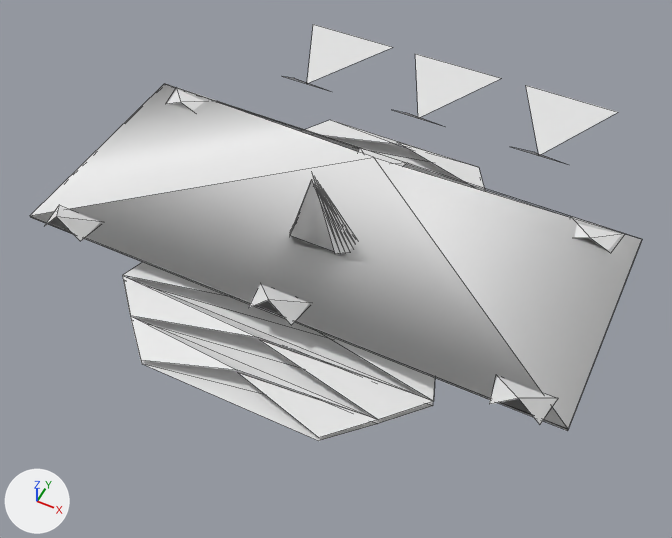
What one commit did to the OBJ model GameData/Meshes/Designs/solari/solari_gunship_patrol_52.obj.
Both versions are drawn from a 50 mm camera at (3.36, -6.63, 7.95) aimed at (0.3, -0.51, 0.3). Arrows for +X, +Y and +Z are at lower left; the lights stay in place. The first picture is the older version. Mesh edges are drawn as thin lines. Where no turn or scale is listed for an object, it has been applied to the vertices. Vertices at exactly the same position are counted once.

Names of what the first picture shows: 'solari_gunship_patrol_52'.
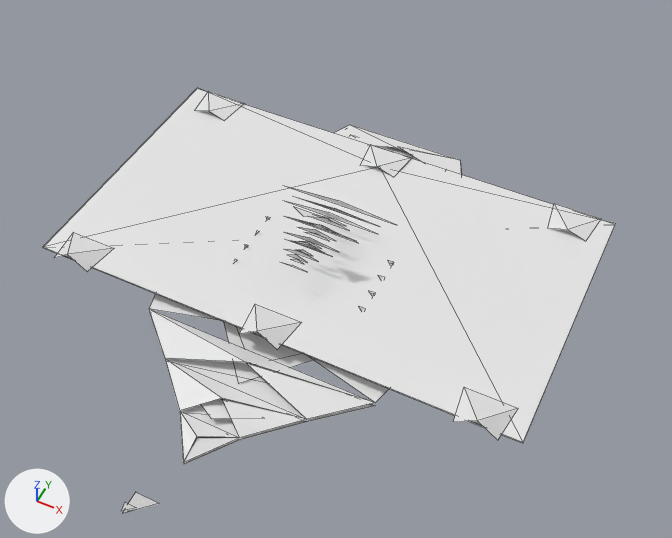
Location of each change, [x1, y1, x2, y2] in pixels of the pictures (672 x 538 px; the box of a moved part takes in the faces that stretch with it):
'solari_gunship_patrol_52', reshaped (6% narrower): before [30, 24, 642, 441]; after [43, 88, 616, 514]
part 1 of me_solari_gunship_patrol_52, moved or reshaped: before [168, 87, 217, 111]; after [195, 91, 245, 120]
part 2 of me_solari_gunship_patrol_52, moved or reshaped: before [358, 147, 407, 166]; after [363, 144, 412, 175]
part 3 of me_solari_gunship_patrol_52, moved or reshaped: before [570, 216, 624, 251]; after [548, 204, 601, 241]
part 4 of me_solari_gunship_patrol_52, moved or reshaped: before [45, 206, 100, 241]; after [55, 232, 114, 272]
part 5 of me_solari_gunship_patrol_52, moved or reshaped: before [249, 284, 309, 325]; after [239, 304, 301, 349]
part 6 of me_solari_gunship_patrol_52, moved or reshaped: before [489, 376, 556, 424]; after [453, 387, 518, 440]
part 7 of me_solari_gunship_patrol_52, rebuilt: before [122, 120, 485, 438]; after [149, 125, 462, 463]
part 8 of me_solari_gunship_patrol_52, rebuilt (mostly hidden afterwards): before [128, 135, 467, 441]; after [391, 147, 406, 152]
part 9 of me_solari_gunship_patrol_52, rebuilt (6% narrower): before [30, 83, 642, 431]; after [43, 88, 616, 442]
part 10 of me_solari_gunship_patrol_52, deleted: before [284, 24, 618, 163]
part 11 of me_solari_gunship_patrol_52, reshaped: before [289, 173, 357, 254]; after [121, 146, 420, 514]
part 12 of me_solari_gunship_patrol_52, added: after [43, 104, 612, 443]

The change in detail:
me_solari_gunship_patrol_52 is used by ob_solari_gunship_patrol_52; location (0.0, 0.0, 0.0).
Verts and faces of me_solari_gunship_patrol_52; kept vertices keep their numbers, new ones are numbered from 161.
me_solari_gunship_patrol_52 had 161 vertices, 113 faces and spanned x -3.2..3.2, y -2.37..3.96, z 0.0..1.58.
me_solari_gunship_patrol_52 now has 328 vertices, 148 faces and spans x -2.86..2.86, y -4.06..2.07, z 0.0..1.11.
me_solari_gunship_patrol_52 part 1: the loose piece of 5 vertices spanning x -3.01..-2.37, y 1.02..1.39, z 0.34..0.47 is scaled about the mesh origin by (0.893, 1.18, 0.638).
me_solari_gunship_patrol_52 part 2: the loose piece of 5 vertices spanning x -0.32..0.32, y 1.02..1.39, z 0.34..0.47 is scaled about the mesh origin by (0.893, 1.18, 0.638).
me_solari_gunship_patrol_52 part 3: the loose piece of 5 vertices spanning x 2.37..3.01, y 1.02..1.39, z 0.34..0.47 is scaled about the mesh origin by (0.893, 1.18, 0.638).
me_solari_gunship_patrol_52 part 4: the loose piece of 5 vertices spanning x -3.01..-2.37, y -1.46..-1.1, z 0.34..0.62 is scaled about the mesh origin by (0.893, 1.18, 0.638).
me_solari_gunship_patrol_52 part 5: the loose piece of 5 vertices spanning x -0.32..0.32, y -1.46..-1.1, z 0.34..0.62 is scaled about the mesh origin by (0.893, 1.18, 0.638).
me_solari_gunship_patrol_52 part 6: the loose piece of 5 vertices spanning x 2.37..3.01, y -1.46..-1.1, z 0.34..0.62 is scaled about the mesh origin by (0.893, 1.18, 0.638).
me_solari_gunship_patrol_52 part 7: the loose piece of 42 vertices spanning x -1.9..1.9, y -2.37..2.01, z 0.06..0.31 is rebuilt with 44 vertices and now spans x -2.04..2.04, y -3.19..2.07, z 0.03..0.19.
me_solari_gunship_patrol_52 part 8: the loose piece of 22 vertices spanning x -1.9..1.9, y -2.37..2.01, z 0.0 is rebuilt with 8 vertices and now spans x -1.8..1.8, y 0.63..2.07, z 0.0.
me_solari_gunship_patrol_52 part 9: the loose piece of 9 vertices spanning x -3.2..3.2, y -1.39..1.39, z 0.32..0.53 is rebuilt with 5 vertices and now spans x -2.86..2.86, y -1.64..1.64, z 0.22..0.23.
me_solari_gunship_patrol_52 part 10: 6 loose pieces with 18 vertices, spanning x -2.31..2.31, y 2.19..3.96, z 0.0..0.41, are deleted.
Part 11, on me_solari_gunship_patrol_52:
40 vertices are removed from x -0.47..0.47, y -0.49..-0.12, z 0.0..1.58.
30 faces are deleted.
191 vertices are added at x -1.72..2.04, y -4.06..1.89, z 0.0..1.11.
11 new vertices lie (0.6, 0.0, 0.0) away from vertices in x -0.3, y -1.08..-0.17, z 0.03..0.58.
5 new vertices lie (0.3, -0.03, 0.07) away from vertices in x -0.3, y -1.08..-0.25, z 0.03.
9 new vertices lie (0.42, 0.0, 0.0) away from vertices in x -0.21, y -0.75..0.41, z 0.02..1.02.
8 new vertices lie (0.69, 0.0, 0.0) away from vertices in x -1.72..1.03, y -0.6..-0.26, z 0.01..0.03.
8 new vertices lie (0.0, 0.05, 0.04) away from vertices in x -0.81..0.81, y -0.88..-0.13, z 0.19.
5 new vertices lie (1.38, 0.0, 0.0) away from vertices in x -0.69, y -1.38..1.89, z 0.0..0.03.
86 new faces join them.
Part 12, on me_solari_gunship_patrol_52:
New vertex 270 is at (-2.86, -1.64, 0.2), pixel (42, 247).
New vertex 271 is at (2.86, -1.64, 0.2), pixel (523, 443).
New vertex 272 is at (2.86, 1.64, 0.2), pixel (615, 224).
New vertex 273 is at (-2.86, 1.64, 0.2), pixel (197, 88).
New faces: (270, 271, 272), (270, 272, 273).
